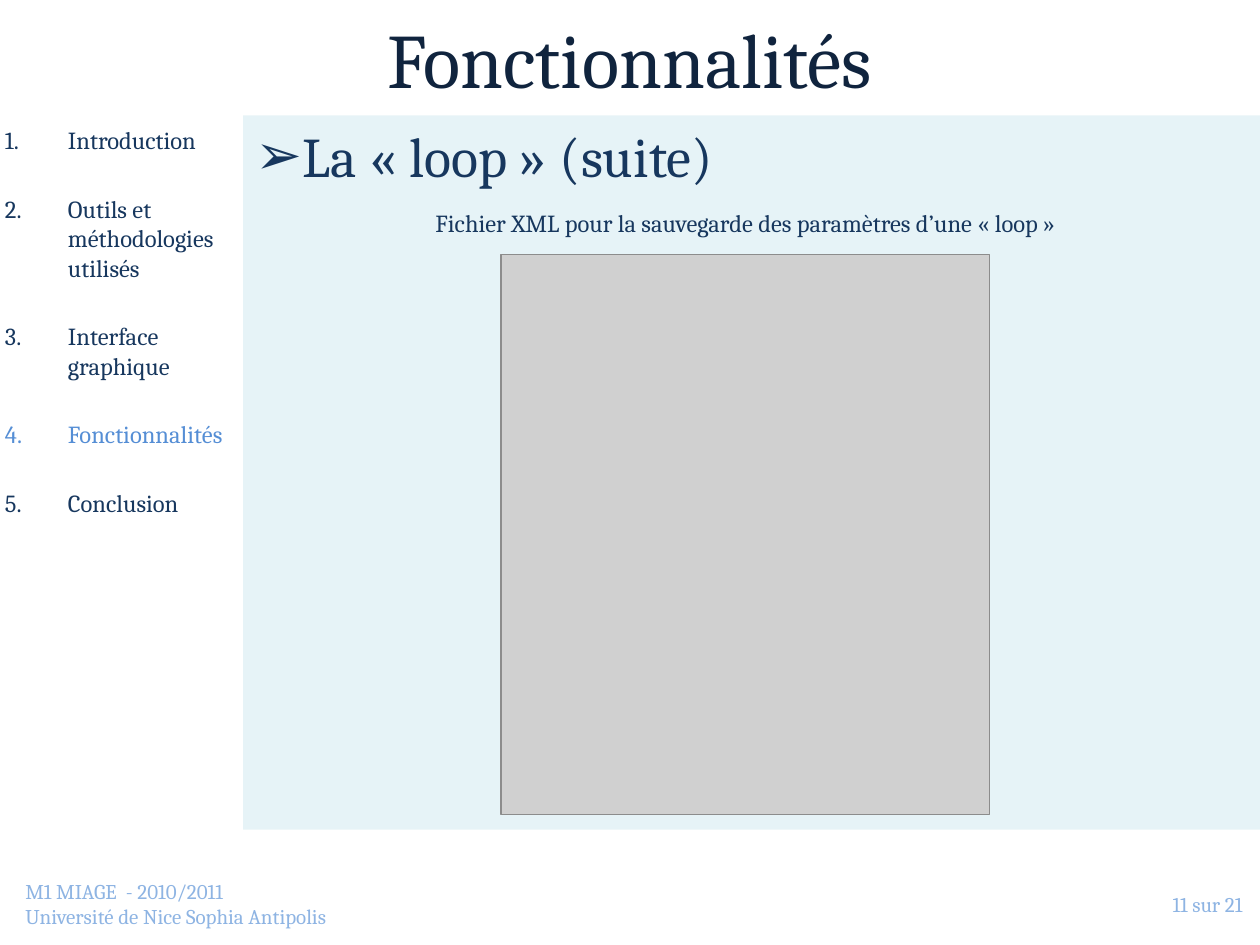
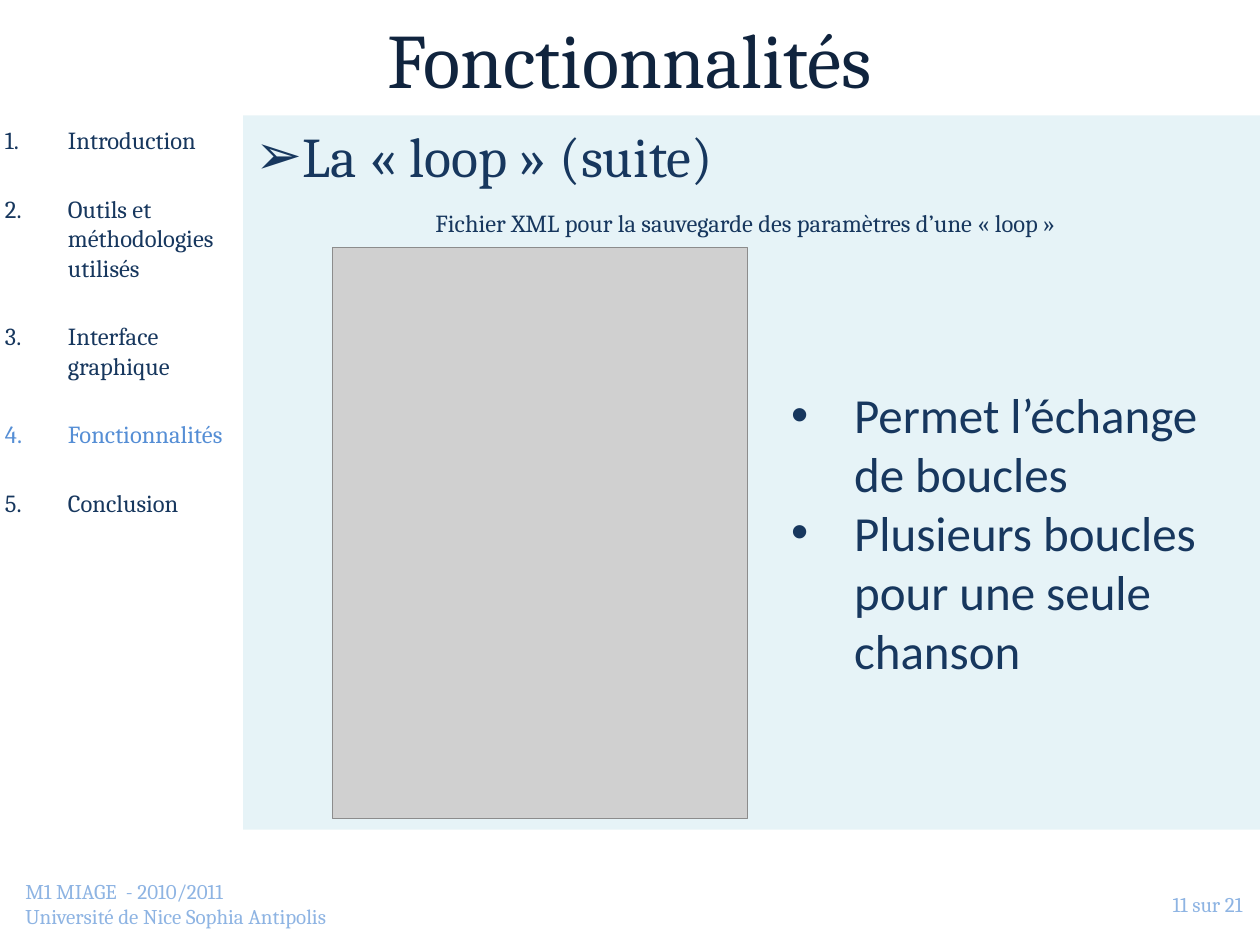
Before and after one commit to jlespagnard/android-advanced-player, a slide deck: slide 11 of AAP/docs/Presentation.pptx. Drawn at 1260x945 pixels with LibreOffice and Linux fonts; fonts in the diff are those of the drawing; grey boxes stand for pictures; background and template pictures are left out. Boxes give left, top, right and bottom in pixels: in the first picture for what was removed or moved away, otherwise in the second. Text is boxed around its words. In the diff, an @@ line names an element or a change of style, - is before the commit and + after.

Commit message:
Maj - PowerPoint - Images (pour PPT)

```diff
--- a/AAP/docs/Presentation.pptx
+++ b/AAP/docs/Presentation.pptx
@@ picture added at (333, 248, 748, 819) @@
@@ picture removed at (501, 255, 990, 815) @@
@@ text added at (854, 398, 1197, 670), 28 pt, text #17375E @@
+• Permet l’échange de boucles
+• Plusieurs boucles pour une seule chanson
```
Also in this commit, not shown: 1 other slide changed, 6 other files.
